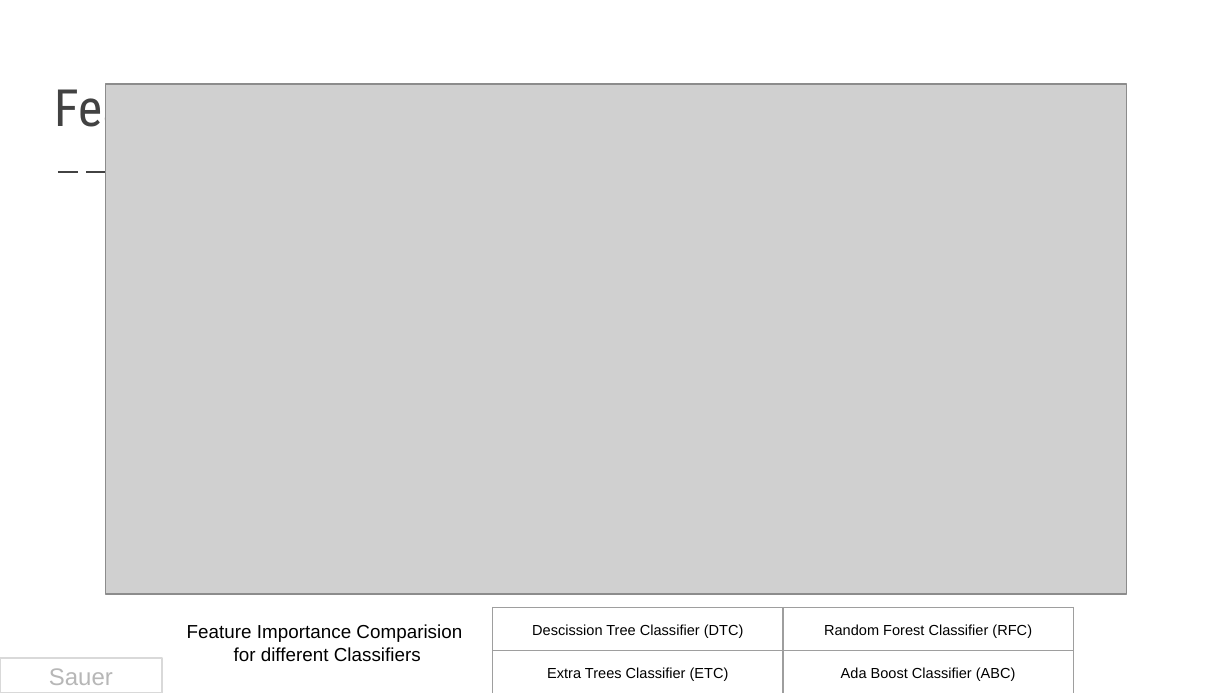
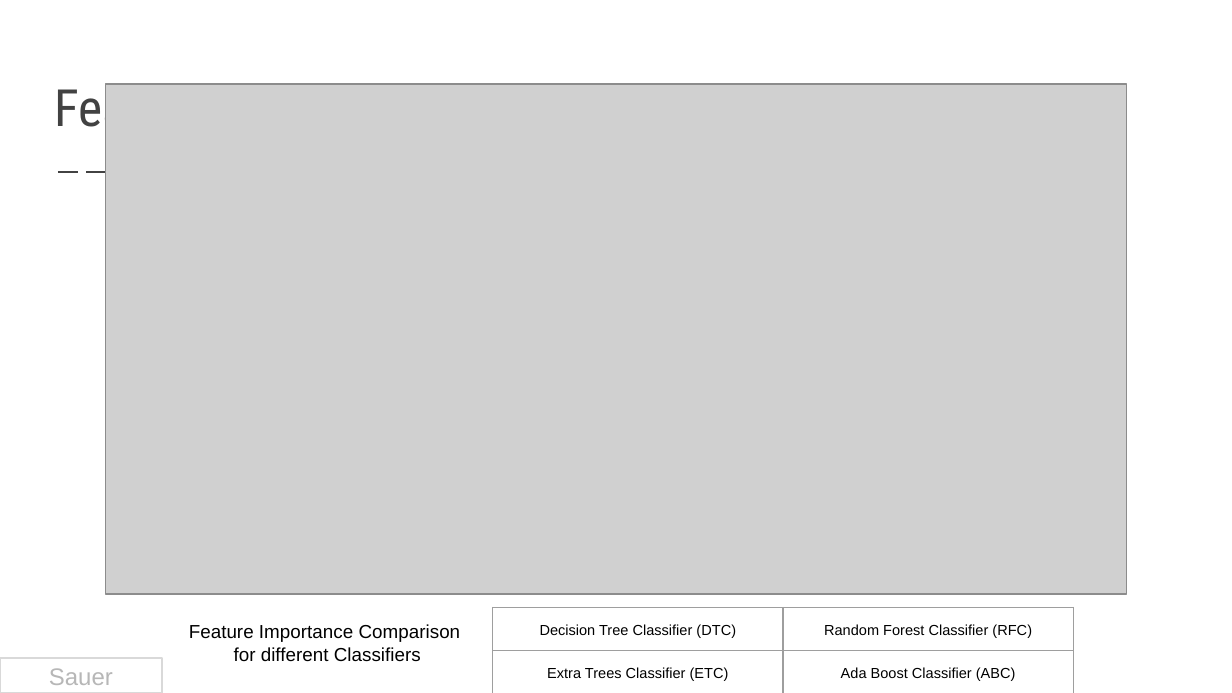
Before and after one commit to Parn1984/AIDA-Project-Team-C, a slide deck: slide 10 of documentation/AIDA Project - Customer Churn.pptx. Drawn at 1232x693 pixels with LibreOffice and Linux fonts; fonts in the diff are those of the drawing; grey boxes stand for pictures. Boxes give left, top, right and bottom in pixels: in the first picture for what was removed or moved away, otherwise in the second. Text is boxed around its words. In the diff, an @@ line names an element or a change of style, - is before the commit and + after.

```diff
--- a/documentation/AIDA Project - Customer Churn.pptx
+++ b/documentation/AIDA Project - Customer Churn.pptx
@@ text at (189,624,461,642): text changed @@
-Feature Importance Comparision
+Feature Importance Comparison
@@ table at (493,607,1074,693) @@
-row 1, column 1: Descission Tree Classifier (DTC)
+row 1, column 1: Decision Tree Classifier (DTC)
```
Also in this commit, not shown: 4 other slides changed, 1 other file.
